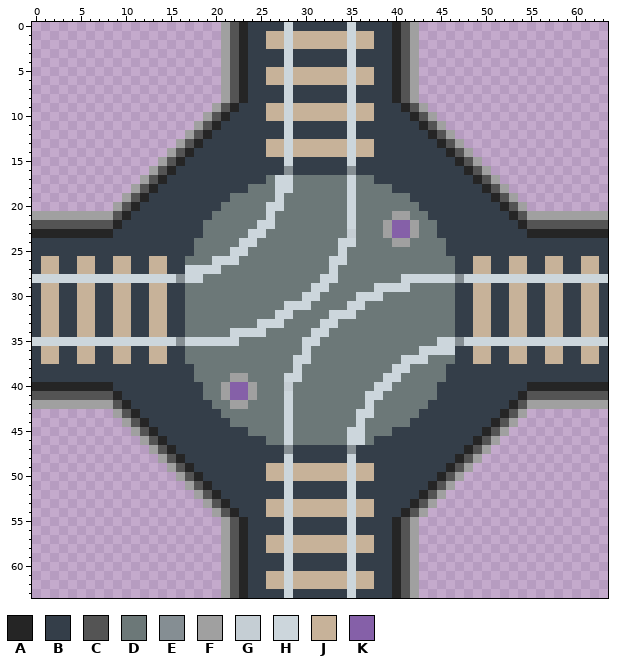
Pixel-art sprite: Assets/Resources/Textures/FourwaySwitch2.png. The picture above was drawn from the file before the commit.
The file is 64x64 pixels.
Palette (. is transparent): A #252525  B #343e49  C #545454  D #6c7878  E #858e93  F #a0a0a0  G #c5ced4  H #ccd6dc  J #c7b299  K #8560a8
New version:
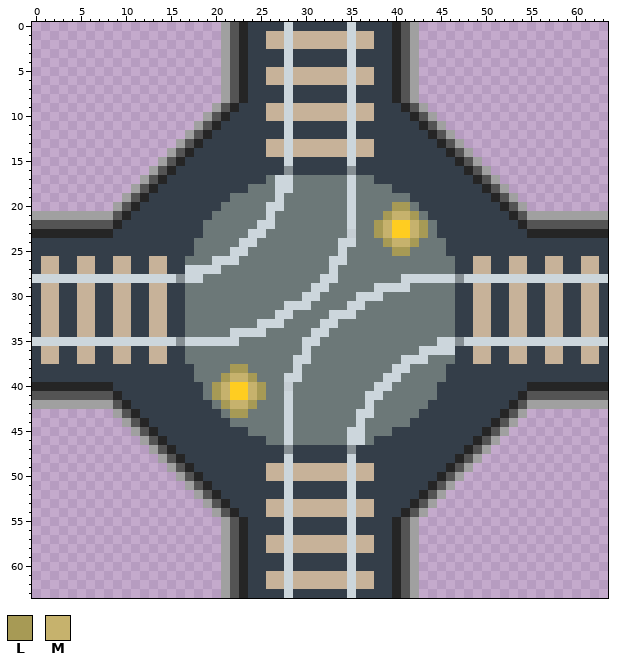
Colours new in this view: L #a79a55  M #c6b26d
Diff:
Colour K changes from #8560a8 to #ffcd21.
Colour D becomes colour L in row 20 at x 40 to 41; in row 21 at x 39 and 42; in rows 22 to 23 at x 38 and 43; in row 24 at x 39 and 42; in row 25 at x 40 to 41; in row 38 at x 22 to 23.
Colour D becomes colour L in row 39 at x 21 and 24; in rows 40 to 41 at x 20 and 25; in row 42 at x 21 and 24; in row 43 at x 22 to 23.
Colour F becomes colour M in row 21 at x 40 to 41; in rows 22 to 23 at x 39 and 42; in row 24 at x 40 to 41; in row 39 at x 22 to 23; in rows 40 to 41 at x 21 and 24; in row 42 at x 22 to 23.
Boxes around the changes in both pictures, in picture pixels (x1, y1, x2, y2):
changed: (374, 202, 428, 256)
changed: (212, 364, 266, 418)
